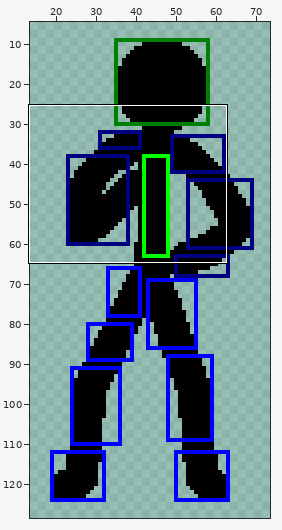
One commit to this pixel-art file: animations/金家潘_前进.aseprite. The picture above shows the old version from afar; the outline marks the close-up.
Close-up. First the earlier version:
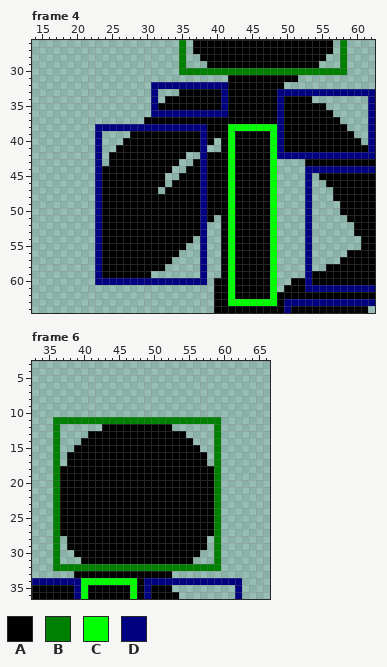
85x130 pixels, 6 frames. Shown: frame 4: x 14..62, y 26..64; frame 6: x 33..66, y 3..36. The wide view leaves out empty margins. The commit also changed other frames or places, which this record leaves out.
Visible layers, top first: "碰撞层", "火柴人".
Palette (. is transparent): A #000000  B #008000  C #00ff00  D #000080
Pixels before, frame 4, first column x 23:
26 ............B.AAAAAAAAAAAAAAAAAAAA.B....
27 ............B.AAAAAAAAAAAAAAAAAAAA.B....
28 ............B..AAAAAAAAAAAAAAAAAA..B....
29 ............B...AAAAAAAAAAAAAAAA...B....
30 ............BBBBBBBBBBBBBBBBBBBBBBBB....
31 ...................AAAAAAAAAA...........
32 ........DDDDDDDDDDDAAAAAAAA.............
33 ........D...AAAAAADAAAAAAADDDDDDDDDDDDDD
34 ........D.AAAAAAAADAAAAAAADAAAA........D
35 ........DAAAAAAAAADAAAAAAADAAAAAA......D
36 ........DDDDDDDDDDDAAAAAAADAAAAAAA.....D
37 .......AAAAAAAAAAAAAAAAAAADAAAAAAAA....D
38 DDDDDDDDDDDDDDDDAAACCCCCCCDAAAAAAAAA...D
39 D....AAAAAAAAAADAAACAAAAACDAAAAAAAAAA..D
40 D...AAAAAAAAAAADA.ACAAAAACDAAAAAAAAAAA.D
41 D..AAAAAAAAAAAAD..ACAAAAACDAAAAAAAAAAAAD
42 D.AAAAAAAAAAA..DAAACAAAAACDDDDDDDDDDDDDD
43 D.AAAAAAAAAA..ADAAACAAAAAC....AAAAAAAAAA
44 DAAAAAAAAAA..AADAAACAAAAAC....DDDDDDDDDD
45 DAAAAAAAAA..AAADAAACAAAAAC....D.AAAAAAAA
46 DAAAAAAAAA.AAAADAAACAAAAAC....D..AAAAAAA
47 DAAAAAAAA.AAAAADAAACAAAAAC....D...AAAAAA
48 DAAAAAAAAAAAAAADAAACAAAAAC....D...AAAAAA
49 DAAAAAAAAAAAAAADAAACAAAAAC....D....AAAAA
50 DAAAAAAAAAAAAAADAAACAAAAAC....D....AAAAA
51 DAAAAAAAAAAAAAADA.ACAAAAAC....D.....AAAA
52 DAAAAAAAAAAAAAAD..ACAAAAAC....D......AAA
53 DAAAAAAAAAAAAAAD..ACAAAAAC....D......AAA
54 DAAAAAAAAAAAAA.D..ACAAAAAC....D.......AA
55 DAAAAAAAAAAAA..D..ACAAAAAC....D.......AA
56 DAAAAAAAAAAA...D..ACAAAAAC....D.....AAAA
57 DAAAAAAAAAA....D..ACAAAAAC....D....AAAAA
58 DAAAAAAAAA.....D..ACAAAAAC....D..AAAAAAA
59 DAAAAAAA.......D..ACAAAAAC....DAAAAAAAAA
60 DDDDDDDDDDDDDDDD.AACAAAAAC..AADAAAAAAAAA
61 .................AACAAAAAC.AAADDDDDDDDDD
62 .................AACAAAAACAAAAAAAAAAAAAA
63 .................AACCCCCCCADDDDDDDDDDDDD
64 .................AAAAAAAAAADAAAAAAAAAAA.
Pixels before, frame 6, first column x 33:
11 ...BBBBBBBBBBBBBBBBBBBBBBBB...
12 ...B......AAAAAAAAAA......B...
13 ...B....AAAAAAAAAAAAAA....B...
14 ...B...AAAAAAAAAAAAAAAA...B...
15 ...B..AAAAAAAAAAAAAAAAAA..B...
16 ...B.AAAAAAAAAAAAAAAAAAAA.B...
17 ...B.AAAAAAAAAAAAAAAAAAAA.B...
18 ...BAAAAAAAAAAAAAAAAAAAAAAB...
19 ...BAAAAAAAAAAAAAAAAAAAAAAB...
20 ...BAAAAAAAAAAAAAAAAAAAAAAB...
21 ...BAAAAAAAAAAAAAAAAAAAAAAB...
22 ...BAAAAAAAAAAAAAAAAAAAAAAB...
23 ...BAAAAAAAAAAAAAAAAAAAAAAB...
24 ...BAAAAAAAAAAAAAAAAAAAAAAB...
25 ...BAAAAAAAAAAAAAAAAAAAAAAB...
26 ...BAAAAAAAAAAAAAAAAAAAAAAB...
27 ...BAAAAAAAAAAAAAAAAAAAAAAB...
28 ...B.AAAAAAAAAAAAAAAAAAAA.B...
29 ...B.AAAAAAAAAAAAAAAAAAAA.B...
30 ...B..AAAAAAAAAAAAAAAAAA..B...
31 ...B...AAAAAAAAAAAAAAAA...B...
32 ...BBBBBBBBBBBBBBBBBBBBBBBB...
33 ......AAAAAAAAAAAAAA..........
34 DDDDDDDCCCCCCCCADDDDDDDDDDDDDD
35 AAAAAADCAAAAAACADAAA.........D
36 AAAAAADCAAAAAACADAAAA........D
Once edited:
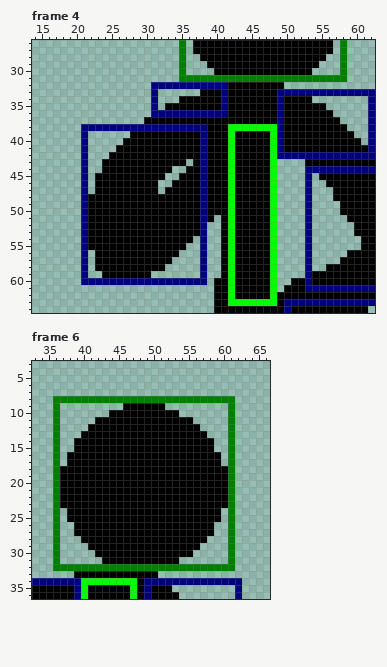
The exact change:
Frame 4, layers "碰撞层", "火柴人":
y 30: x 36..57 BBBBBBBBBBBBBBBBBBBBBB -> ....AAAAAAAAAAAAAA....
y 31: x 35..58 .......AAAAAAAAAA....... -> BBBBBBBBBBBBBBBBBBBBBBBB
y 33: x 35..37 AAA -> ...
y 34: x 33..34 AA -> ..
y 35: x 32 A -> .
y 38: x 21..22 .. -> DD
y 39: x 21 . -> D; x 23 D -> .
y 40: x 21 . -> D; x 23 D -> .; x 40 . -> A
y 41: x 21 . -> D; x 23 D -> .; x 39..40 .. -> AA
y 42: x 21 . -> D; x 23 D -> .; x 36..37 .. -> AA
y 43: x 21 . -> D; x 23..24 D. -> .A; x 35 . -> A
y 44: x 21 . -> D; x 23 D -> .
y 45: x 21 . -> D; x 23 D -> A
y 46: x 21 . -> D; x 23 D -> A; x 32 A -> .
y 47: x 21 . -> D; x 23 D -> A
y 48..55: x 21..23 ..D -> DAA
y 56..58: x 21 . -> D; x 23 D -> A
y 59: x 21 . -> D; x 23 D -> .
y 60: x 21..22 .. -> DD
Frame 6, layers "碰撞层", "火柴人":
y 8: x 36..61 .......................... -> BBBBBBBBBBBBBBBBBBBBBBBBBB
y 9: x 36 . -> B; x 46..51 ...... -> AAAAAA; x 61 . -> B
y 10: x 36 . -> B; x 44..53 .......... -> AAAAAAAAAA; x 61 . -> B
y 11: x 37..59 BBBBBBBBBBBBBBBBBBBBBBB -> .....AAAAAAAAAAAAAA....; x 61 . -> B
y 12: x 41..42 .. -> AA; x 53..56 .... -> AAAA; x 59 B -> .; x 61 . -> B
y 13: x 40 . -> A; x 55..57 ... -> AAA; x 59 B -> .; x 61 . -> B
y 14: x 39 . -> A; x 56..59 ...B -> AAA.; x 61 . -> B
y 15: x 57..59 ..B -> AA.; x 61 . -> B
y 16..17: x 58..59 .B -> AA; x 61 . -> B
y 18..23: x 59..61 B.. -> AAB
y 24..25: x 37 A -> .; x 59 B -> A; x 61 . -> B
y 26..27: x 37..38 AA -> ..; x 59 B -> .; x 61 . -> B
y 28: x 38..39 AA -> ..; x 59 B -> .; x 61 . -> B
y 29: x 38..40 AAA -> ...; x 57 A -> .; x 59 B -> .; x 61 . -> B
y 30: x 39..41 AAA -> ...; x 56 A -> .; x 59 B -> .; x 61 . -> B
y 31: x 40..42 AAA -> ...; x 54..55 AA -> ..; x 59 B -> .; x 61 . -> B
y 32: x 60..61 .. -> BB
y 33: x 51..52 AA -> ..
Pixel boxes of the changes (left, top, right, bottom) in both close-ups:
changed: (158, 68, 347, 110)
changed: (81, 124, 109, 285)
changed: (158, 138, 221, 187)
changed: (53, 396, 235, 578)
